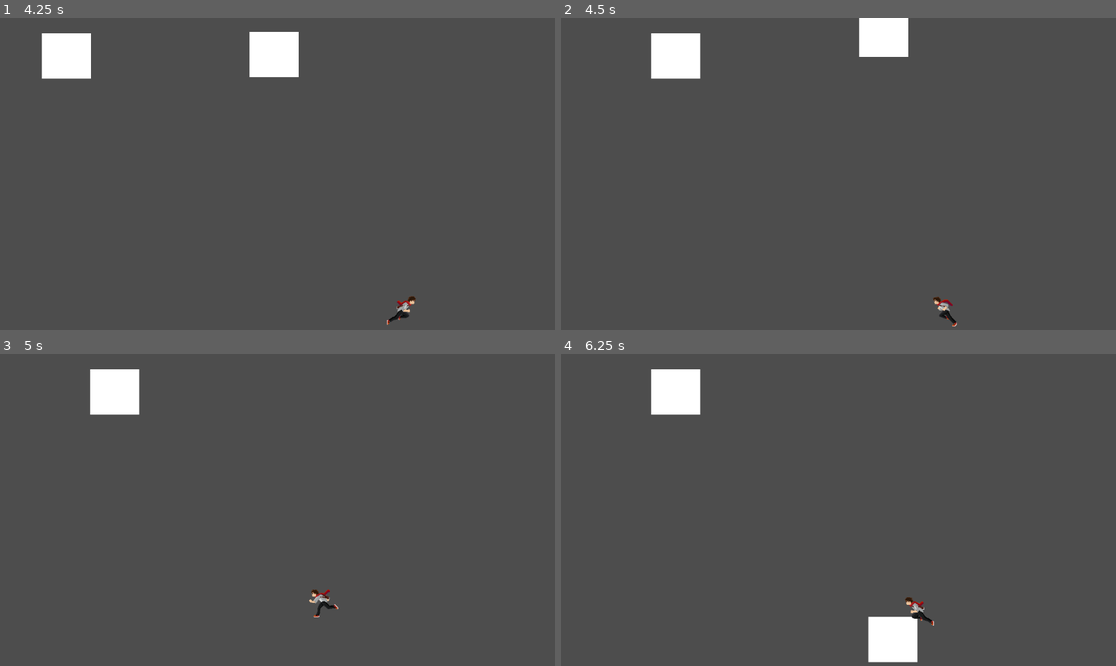
Above: before the commit, frames 1-4 (two rows, left to right).
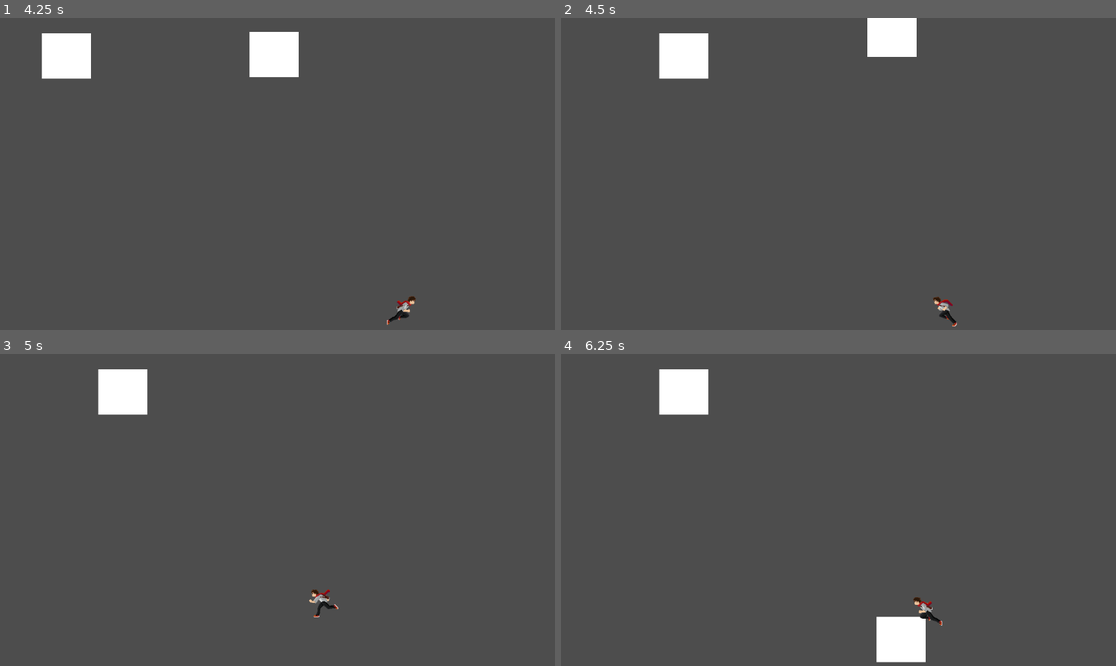
Above: after the commit, the same moments.

Repository: GuilhermeBisse/Tower-of-Death
Game: Godot game, scene res://Scenes/boss_room.tscn
The game is run twice, just before and just after one commit, with the same random seed, the same clock (stepped at 60 frames per second) and the same inputs. This scene is started directly instead of the project's main scene.
Inputs:
- Up to frame 1 (4.25 s): hold D (right) 0.53-2.03 s; tap J (attack) every 0.75 s from 0.6 to 3.6 s; tap Space (jump) at 0.77, 1.52, 3.02, 3.77 s; hold A (left) 2.03-2.78 s; hold D (right) from 2.78 s (still down)
- Up to frame 2 (4.5 s): release D (right) at 4.28 s; hold A (left) from 4.28 s (still down); tap J (attack) at 4.35 s
- Up to frame 3 (5 s): keep holding A (left); tap Space (jump) at 4.52 s
- Up to frame 4 (6.25 s): release A (left) at 5.03 s; hold D (right) 5.03-5.78 s; tap J (attack) at 5.1, 5.85 s; hold A (left) from 5.78 s (still down); tap Space (jump) at 6.02 s

Frame 1 is identical in both runs. In frame 2, 0.8% of the frame differs, in the area x 16-65%, y 0-20%; in frame 3, 0.5%; in frame 4, 1.2%, in the area x 16-69%, y 4-99%.

Commit message:
Right/Left push + Press attack

Diff:
--- /dev/null
+++ b/Prefabs/LeftPush.gd
@@ -0,0 +1,19 @@
+extends State
+
+var attack_finished = false
+@onready var animation_player = $"../../AnimationPlayer"
+
+func enter():
+	super.enter()
+	attack_finished = false
+	owner.set_physics_process(false)
+	animation_player.play("LeftPush")
+
+func transition():
+	if attack_finished:
+		get_parent().change_state("Idle")
+
+
+
+func _on_animation_player_animation_finished(anim_name):
+	attack_finished = true
--- /dev/null
+++ b/Prefabs/PressAttack.gd
@@ -0,0 +1,17 @@
+extends State
+
+var attack_finished = false
+@onready var animation_player = $"../../AnimationPlayer"
+
+func enter():
+	super.enter()
+	attack_finished = false
+	owner.set_physics_process(false)
+	animation_player.play("PressAttack")
+
+func transition():
+	if attack_finished:
+		get_parent().change_state("Idle")
+
+func _on_animation_player_animation_finished(anim_name):
+	attack_finished = true
--- /dev/null
+++ b/Prefabs/RightPush.gd
@@ -0,0 +1,18 @@
+extends State
+
+var attack_finished
+@onready var animation_player = $"../../AnimationPlayer"
+
+func enter():
+	super.enter()
+	attack_finished = false
+	owner.set_physics_process(false)
+	animation_player.play("RightPush")
+
+func transition():
+	if attack_finished:
+		get_parent().change_state("Idle")
+
+
+func _on_animation_player_animation_finished(anim_name):
+	attack_finished = true
--- a/Prefabs/first_boss.tscn
+++ b/Prefabs/first_boss.tscn
@@ -1,13 +1,15 @@
-[gd_scene load_steps=19 format=3 uid="uid://ov7ad3qfr5xd"]
+[gd_scene load_steps=24 format=3 uid="uid://ov7ad3qfr5xd"]
 
 [ext_resource type="Script" path="res://Scripts/first_boss.gd" id="1_5jpeh"]
-[ext_resource type="Script" path="res://Scripts/state.gd" id="1_5v5qb"]
 [ext_resource type="Script" path="res://Scripts/FiniteStateMachine.gd" id="2_1c10y"]
 [ext_resource type="Script" path="res://Scripts/Idle.gd" id="3_q53aw"]
 [ext_resource type="Script" path="res://SincPunch.gd" id="4_e68tk"]
 [ext_resource type="Script" path="res://Prefabs/RightPunch.gd" id="5_htkkd"]
 [ext_resource type="Animation" uid="uid://51e6u8co5oqe" path="res://RightPunch.res" id="5_opkhw"]
 [ext_resource type="Script" path="res://Prefabs/LeftPunch.gd" id="6_vyi7q"]
+[ext_resource type="Script" path="res://Prefabs/RightPush.gd" id="7_urmt7"]
+[ext_resource type="Script" path="res://Prefabs/LeftPush.gd" id="8_c2eyx"]
+[ext_resource type="Script" path="res://Prefabs/PressAttack.gd" id="9_rhmxr"]
 
 [sub_resource type="RectangleShape2D" id="RectangleShape2D_o8p7p"]
 size = Vector2(100, 528)
@@ -121,12 +123,75 @@
 "values": [Vector2(0, 0), Vector2(40, -200), Vector2(50, 0), Vector2(70, 167), Vector2(20, 517), Vector2(20, 497), Vector2(20, 517), Vector2(20, 517), Vector2(0, 0)]
 }
 
+[sub_resource type="Animation" id="Animation_pe2rm"]
+resource_name = "LeftPush"
+length = 3.5
+tracks/0/type = "value"
+tracks/0/imported = false
+tracks/0/enabled = true
+tracks/0/path = NodePath("Left_Hand:position")
+tracks/0/interp = 1
+tracks/0/loop_wrap = true
+tracks/0/keys = {
+"times": PackedFloat32Array(0, 0.7, 1.1, 1.2, 1.3, 1.4, 1.5, 1.7, 1.9, 2.4, 3.5),
+"transitions": PackedFloat32Array(1, 12.996, 1, 1, 1, 1, 1, 1, 1, 1, 1),
+"update": 0,
+"values": [Vector2(0, 0), Vector2(-5, -200), Vector2(-50, 0), Vector2(-70, 167), Vector2(-20, 517), Vector2(-20, 497), Vector2(-20, 517), Vector2(-20, 517), Vector2(-30, 517), Vector2(700, 510), Vector2(0, 0)]
+}
+
+[sub_resource type="Animation" id="Animation_gkv1e"]
+resource_name = "RightPush"
+length = 3.5
+tracks/0/type = "value"
+tracks/0/imported = false
+tracks/0/enabled = true
+tracks/0/path = NodePath("Right_Hand:position")
+tracks/0/interp = 1
+tracks/0/loop_wrap = true
+tracks/0/keys = {
+"times": PackedFloat32Array(0, 0.7, 1.1, 1.2, 1.3, 1.4, 1.5, 1.7, 1.9, 2.4, 3.5),
+"transitions": PackedFloat32Array(0.901249, 12.996, 1, 1, 1, 1, 1, 1, 1, 1, 1),
+"update": 0,
+"values": [Vector2(0, 0), Vector2(5, -200), Vector2(50, 0), Vector2(70, 167), Vector2(20, 517), Vector2(20, 497), Vector2(20, 517), Vector2(20, 517), Vector2(50, 517), Vector2(-700, 517), Vector2(0, 0)]
+}
+
+[sub_resource type="Animation" id="Animation_8ukyw"]
+resource_name = "PressAttack"
+length = 2.6
+tracks/0/type = "value"
+tracks/0/imported = false
+tracks/0/enabled = true
+tracks/0/path = NodePath("Left_Hand:position")
+tracks/0/interp = 1
+tracks/0/loop_wrap = true
+tracks/0/keys = {
+"times": PackedFloat32Array(0, 0.7, 1.1, 1.2, 1.3, 1.4, 1.5, 1.7, 2, 2.1, 2.6),
+"transitions": PackedFloat32Array(1, 12.996, 1, 1, 1, 1, 1, 1, 1, 1, 1),
+"update": 0,
+"values": [Vector2(0, 0), Vector2(-40, -200), Vector2(-50, 0), Vector2(-70, 167), Vector2(-20, 517), Vector2(-20, 497), Vector2(-20, 517), Vector2(-20, 517), Vector2(-40, 517), Vector2(170, 517), Vector2(0, 0)]
+}
+tracks/1/type = "value"
+tracks/1/imported = false
+tracks/1/enabled = true
+tracks/1/path = NodePath("Right_Hand:position")
+tracks/1/interp = 1
+tracks/1/loop_wrap = true
+tracks/1/keys = {
+"times": PackedFloat32Array(0, 0.7, 1.1, 1.2, 1.3, 1.4, 1.5, 1.7, 2, 2.1, 2.6),
+"transitions": PackedFloat32Array(1, 12.996, 1, 1, 1, 1, 1, 1, 1, 1, 1),
+"update": 0,
+"values": [Vector2(0, 0), Vector2(40, -200), Vector2(50, 0), Vector2(70, 167), Vector2(20, 517), Vector2(20, 497), Vector2(20, 517), Vector2(20, 517), Vector2(40, 517), Vector2(-170, 517), Vector2(0, 0)]
+}
+
 [sub_resource type="AnimationLibrary" id="AnimationLibrary_u0eui"]
 _data = {
 "Idle": SubResource("Animation_lo370"),
 "LeftPunchTest": SubResource("Animation_qtwvj"),
+"LeftPush": SubResource("Animation_pe2rm"),
+"PressAttack": SubResource("Animation_8ukyw"),
 "RESET": SubResource("Animation_vd4in"),
 "RightPunch": ExtResource("5_opkhw"),
+"RightPush": SubResource("Animation_gkv1e"),
 "SincPunch": SubResource("Animation_30bt2")
 }
 
@@ -214,10 +279,13 @@
 script = ExtResource("6_vyi7q")
 
 [node name="RightPush" type="Node2D" parent="FiniteStateMachine"]
-script = ExtResource("1_5v5qb")
+script = ExtResource("7_urmt7")
 
 [node name="LeftPush" type="Node2D" parent="FiniteStateMachine"]
-script = ExtResource("1_5v5qb")
+script = ExtResource("8_c2eyx")
+
+[node name="PressAttack" type="Node2D" parent="FiniteStateMachine"]
+script = ExtResource("9_rhmxr")
 
 [node name="AttackTimer" type="Timer" parent="."]
 wait_time = 4.338
@@ -236,3 +304,6 @@
 [connection signal="animation_finished" from="AnimationPlayer" to="FiniteStateMachine/SincPunch" method="_on_animation_player_animation_finished"]
 [connection signal="animation_finished" from="AnimationPlayer" to="FiniteStateMachine/RightPunch" method="_on_animation_player_animation_finished"]
 [connection signal="animation_finished" from="AnimationPlayer" to="FiniteStateMachine/LeftPunch" method="_on_animation_player_animation_finished"]
+[connection signal="animation_finished" from="AnimationPlayer" to="FiniteStateMachine/RightPush" method="_on_animation_player_animation_finished"]
+[connection signal="animation_finished" from="AnimationPlayer" to="FiniteStateMachine/LeftPush" method="_on_animation_player_animation_finished"]
+[connection signal="animation_finished" from="AnimationPlayer" to="FiniteStateMachine/PressAttack" method="_on_animation_player_animation_finished"]
--- a/Scripts/Idle.gd
+++ b/Scripts/Idle.gd
@@ -3,7 +3,7 @@
 @onready var attack_timer = $"../../AttackTimer"
 var rng
 var is_attacking = false
-var attacks = ["SincPunch", "RightPunch", "LeftPunch"];
+var attacks = ["SincPunch", "RightPunch", "LeftPunch", "LeftPush", "RightPush", "PressAttack"];
 func enter():
 	randomize()
 	super.enter()
@@ -14,9 +14,8 @@
 
 func _on_attack_timer_timeout():
 	is_attacking = true
-	attack_timer.wait_time = randf_range(5,10)
+	attack_timer.wait_time = randf_range(3,5)
 	print("it will attack! and its new time for attack is ", attack_timer.wait_time)
-	owner.set_physics_process(false)
 
 func transition():
 	if is_attacking:
